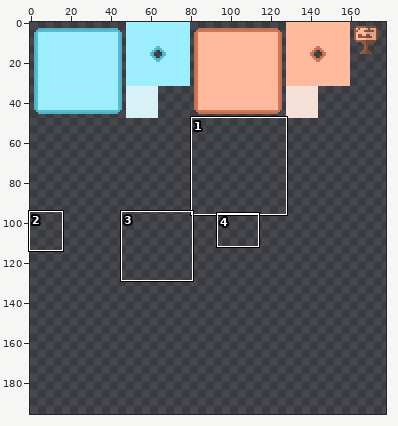
Pixel-art file: src/textures/tilemaps/Tilemap1.aseprite. The first picture is a wide view before the edit; the outline marks the close-up.
Close-up. As it was:
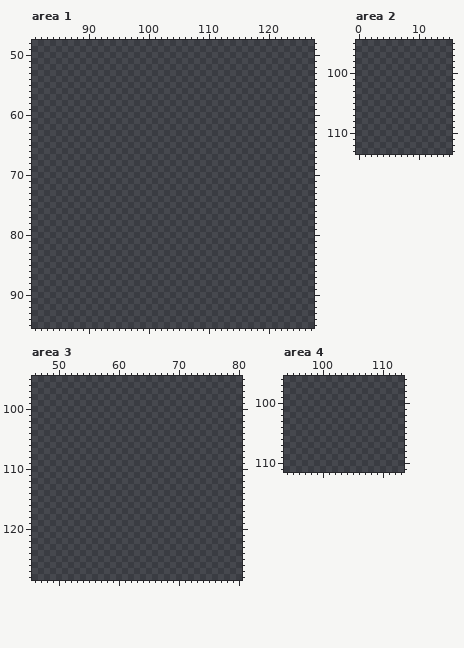
256x256 pixels, 1 frame. Colours within 5 levels of each other are drawn and written as one. Shown: area 1: x 81..127, y 48..95; area 2: x 0..15, y 95..113; area 3: x 46..80, y 95..128; area 4: x 94..113, y 96..111. The wide view leaves out empty margins. The commit also changed other parts of the picture, which this record leaves out.
After:
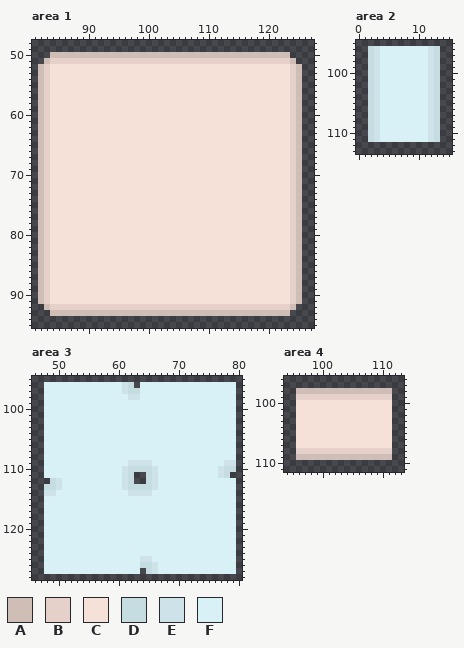
Palette (. is transparent): A #cfbeb6  B #e5d1c9  C #f6e1d8  D #c5dce1  E #cde3e9  F #d8f1f6
Changes in this commit:
Area 1:
Colour A is added in row 50 at x 84 to 123; in row 51 at x 83 and 124; in rows 52 to 91 at x 82 and 125; in row 92 at x 83 and 124; in row 93 at x 84 to 123.
Colour B is added in row 51 at x 84 to 123; in rows 52 to 91 at x 83 and 124; in row 92 at x 84 to 123.
Colour C is added in rows 52 to 91 at x 84 to 123.
Area 2:
Colour D is added in rows 96 to 111 at x 2 and 13.
Colour E is added in rows 96 to 111 at x 3 and 12.
Colour F is added in rows 96 to 111 at x 4 to 11.
Area 3:
Colour D is added in row 96 at x 62; in row 97 at x 62 to 63; in row 110 at x 62 to 65 and 78 to 79; in row 111 at x 62, 65 and 78; in row 112 at x 49, 62 and 65; in row 113 at x 48 to 49 and 62 to 65.
Colour D is added in row 126 at x 64 to 65; in row 127 at x 65.
Colour E is added in rows 96 to 97 at x 61; in row 98 at x 62 to 63; in row 109 at x 62 to 65 and 78 to 79; in rows 110 to 111 at x 61, 66 and 77; in rows 112 to 113 at x 50, 61 and 66; in row 114 at x 48 to 49 and 62 to 65.
Colour E is added in row 125 at x 64 to 65; in rows 126 to 127 at x 66.
Colour F is added in rows 96 to 97 at x 48 to 60 and 64 to 79; in row 98 at x 48 to 61 and 64 to 79; in rows 99 to 108 at x 48 to 79; in row 109 at x 48 to 61 and 66 to 77; in rows 110 to 111 at x 48 to 60 and 67 to 76; in rows 112 to 113 at x 51 to 60 and 67 to 79.
Colour F is added in row 114 at x 50 to 61 and 66 to 79; in rows 115 to 124 at x 48 to 79; in row 125 at x 48 to 63 and 66 to 79; in rows 126 to 127 at x 48 to 63 and 67 to 79.
Area 4:
Colour A is added in row 98 at x 96 to 111; in row 109 at x 96 to 111.
Colour B is added in row 99 at x 96 to 111; in row 108 at x 96 to 111.
Colour C is added in rows 100 to 107 at x 96 to 111.
